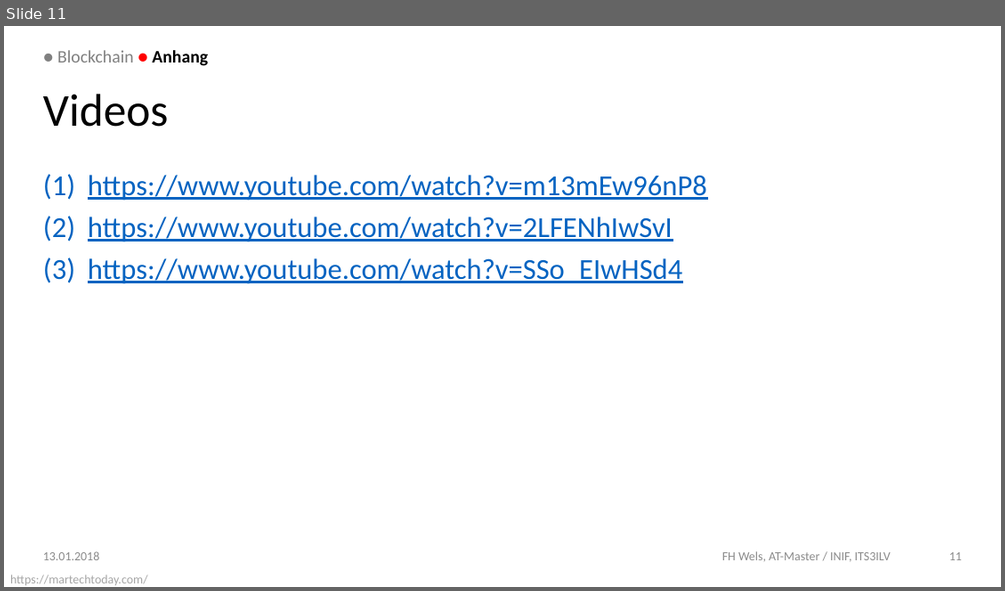
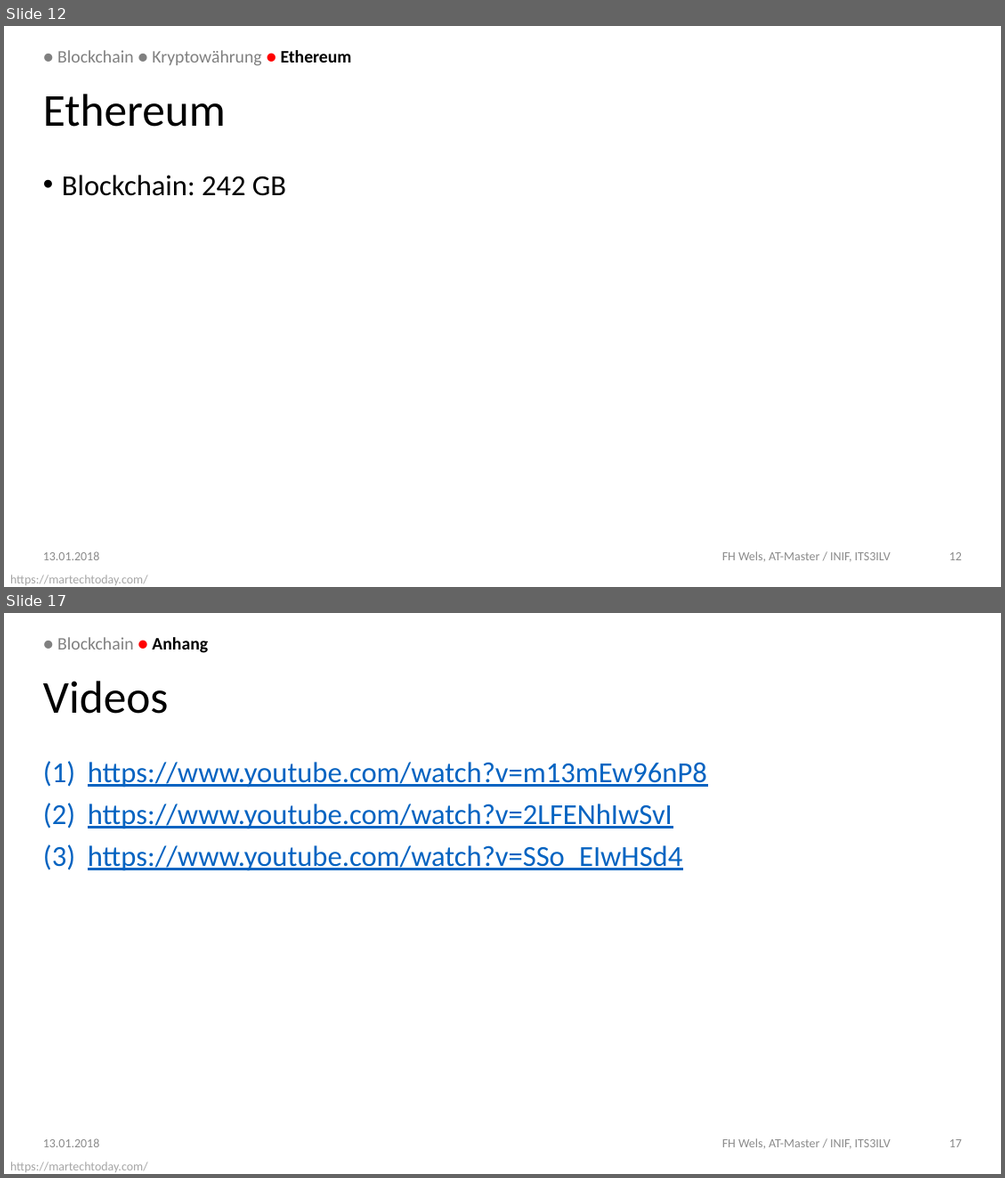
Before and after one commit to DoSchoe/ITS, a slide deck: Präsentation/Blockchain – Technologie.pptx. Shown one above the other, each under a label of ours: slide 11 before the commit, slides 12 and 17 after it; the slides between them are not shown. The pictures are 1005x591 and 1005x1178 pixels, drawn with LibreOffice and Linux fonts; fonts in the diff are those of the drawing; background and template pictures are left out. Boxes give left, top, right and bottom in pixels: in the first picture for what was removed or moved away, otherwise in the second. Text is boxed around its words. In the diff, an @@ line names an element or a change of style, - is before the commit and + after.

```diff
--- a/Präsentation/Blockchain – Technologie.pptx
+++ b/Präsentation/Blockchain – Technologie.pptx
@@ slide 12 added at bbox=[4, 26, 1001, 587], background picture (left out); not listed: 1 template element that a slide beside it also shows @@
@@ text added at bbox=[57, 50, 352, 66], 16 pt, text #808080 @@
+● Blockchain ● Kryptowährung ● Ethereum
@@ title added at bbox=[43, 94, 226, 127], 41.6 pt, text #000000 @@
+Ethereum
@@ text added at bbox=[62, 175, 286, 196], 26.5 pt, text #000000 @@
+• Blockchain: 242 GB
@@ text added at bbox=[43, 551, 99, 560], 11.3 pt, text #8C8C8C @@
+13.01.2018
@@ text added at bbox=[722, 551, 890, 562], 11.3 pt, text #8C8C8C @@
+FH Wels, AT-Master / INIF, ITS3ILV
@@ page number added at bbox=[949, 552, 962, 560], 11.3 pt, text #8C8C8C @@
+12
@@ what was slide 11 is now slide 17 @@
@@ page number at bbox=[949, 1139, 962, 1147]: text changed @@
-11
+17
```
Also in this commit, not shown: 5 slides changed, 5 other slides added, 1 other file.
